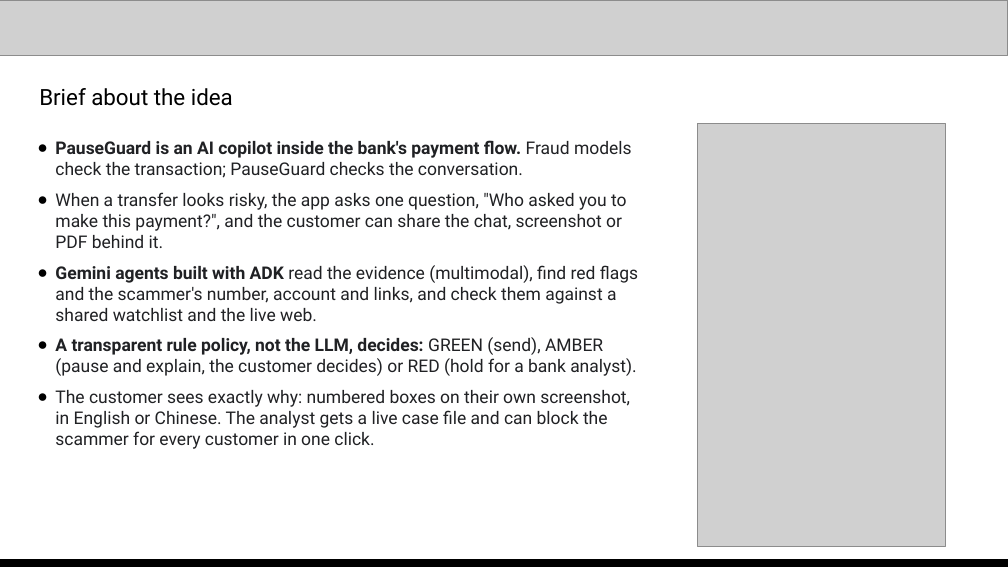
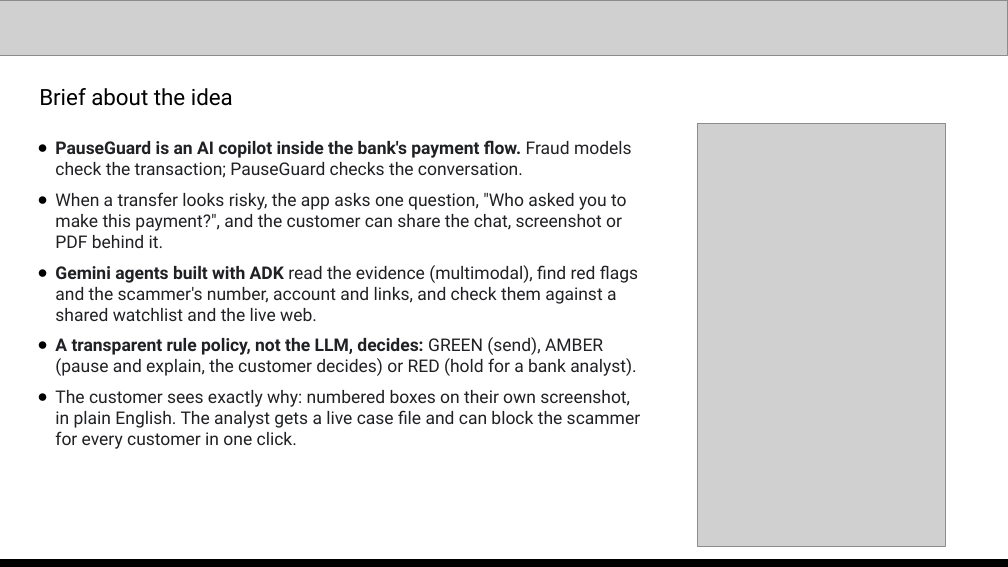
Before and after one commit to cikohtech/pauseguard, a slide deck: slide 3 of submission/PauseGuard_Submission.pptx. Drawn at 1008x567 pixels with LibreOffice and Linux fonts; fonts in the diff are those of the drawing; grey boxes stand for pictures. Boxes give left, top, right and bottom in pixels: in the first picture for what was removed or moved away, otherwise in the second. Text is boxed around its words. In the diff, an @@ line names an element or a change of style, - is before the commit and + after.

Commit message:
English-only web deployed: screens, GIF and deck refreshed
make deploy-web from d67c035 (API unchanged, revision 00009-cww); make smoke
and make console-live pass. make screens re-captured docs/img/screens/ and
docs/img/demo.gif without the language toggle; make deck rebuilt the
submission deck with them. PROGRESS row 15 done.

```diff
--- a/submission/PauseGuard_Submission.pptx
+++ b/submission/PauseGuard_Submission.pptx
@@ text at bbox=[55, 390, 640, 449]: text changed @@
-● The customer sees exactly why: numbered boxes on their own screenshot, in English or Chinese. The analyst gets a live case file and can block the scammer for every customer in one click.
+● The customer sees exactly why: numbered boxes on their own screenshot, in plain English. The analyst gets a live case file and can block the scammer for every customer in one click.
```
Also in this commit, not shown: 2 other slides changed, 15 other files.
